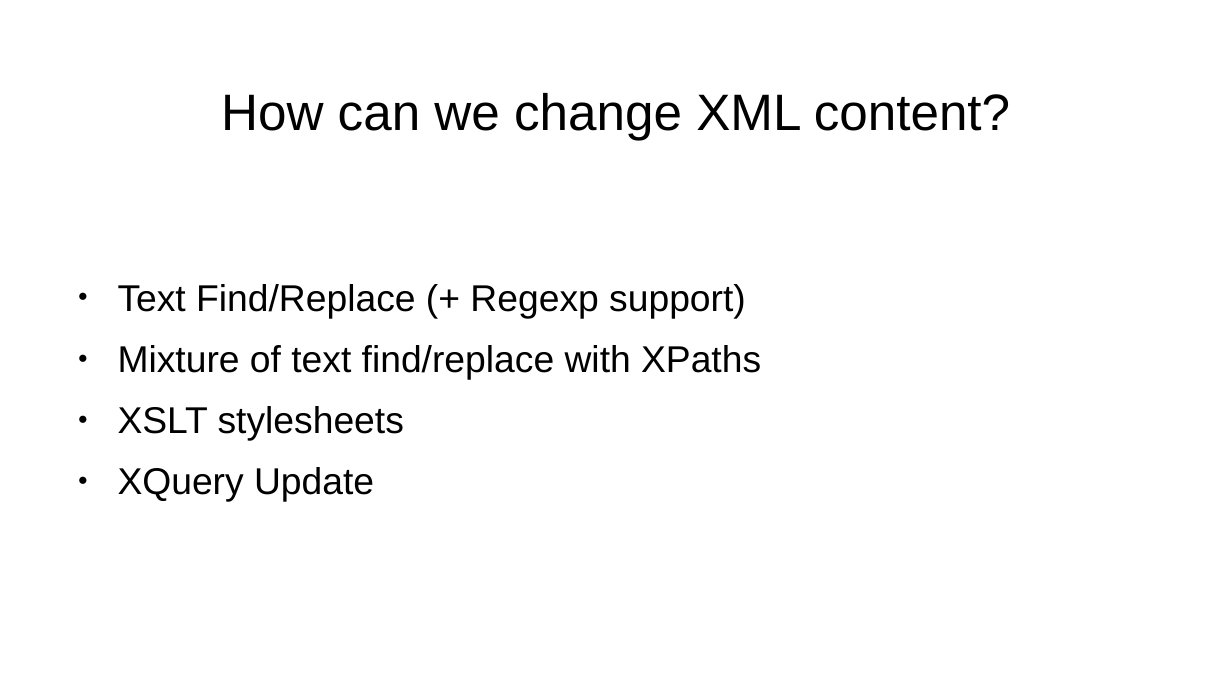
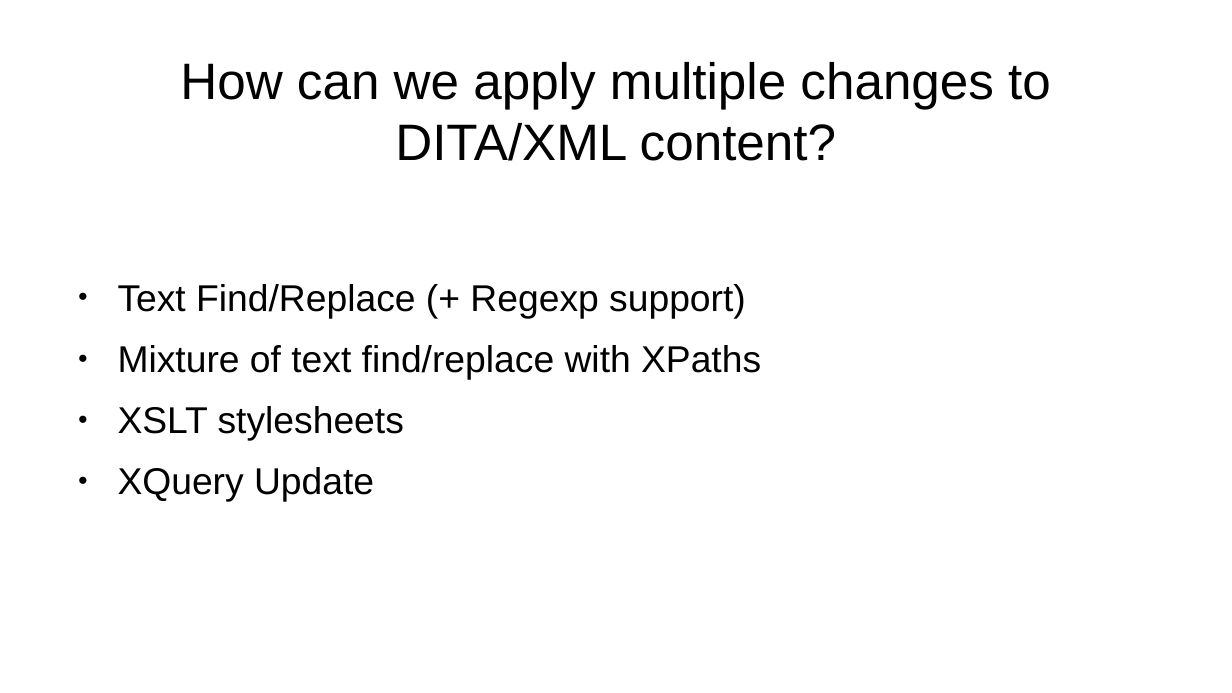
Before and after one commit to oxygenxml/dita-refactoring-examples, a slide deck: slide 8 of restructure-dita.odp (slide 7 before the commit). Drawn at 1232x693 pixels with LibreOffice and Linux fonts; fonts in the diff are those of the drawing; background and template pictures are left out. Boxes give left, top, right and bottom in pixels: in the first picture for what was removed or moved away, otherwise in the second. Text is boxed around its words. In the diff, an @@ line names an element or a change of style, - is before the commit and + after.

```diff
--- a/restructure-dita.odp
+++ b/restructure-dita.odp
@@ title at (180,62,1051,161): text changed @@
-How can we change XML content?
+How can we apply multiple changes to DITA/XML content?
```
Also in this commit, not shown: 3 other slides changed, 2 slides added, 1 slide removed, 9 other files.
